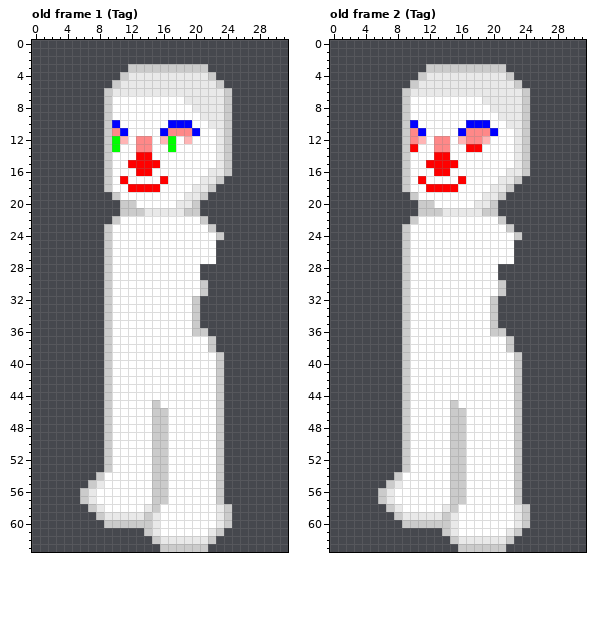
Two states of a pixel-art file, Assets/Resources/Clothes/Faces Left.aseprite. The picture above is the old version.
32x64 pixels, 8 frames. Shown: old frame 1 (Tag), old frame 2 (Tag). The commit also changed other frames, which this record leaves out.
Now the later version:
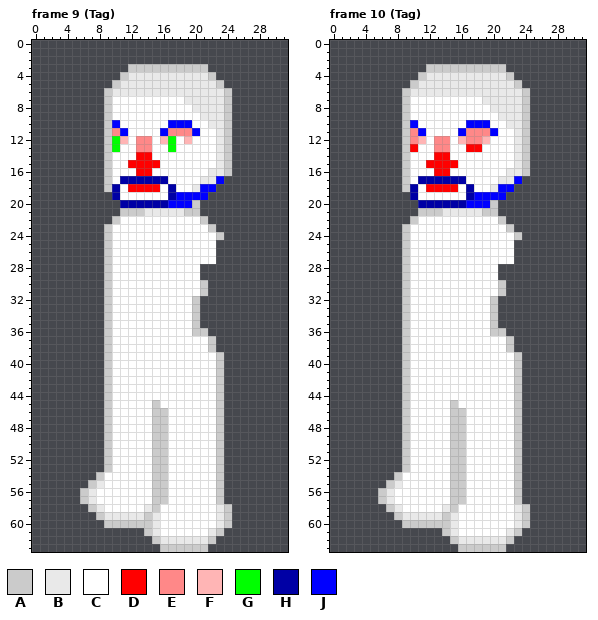
Palette (. is transparent): A #cbcbcb  B #e9e9e9  C #ffffff  D #ff0000  E #ff8888  F #ffb5b5  G #00ff00  H #0000a5  J #0000ff
A new or re-ordered frame is compared with the old frame closest to it.
Edits made:
frames 8 -> 20
Frame 9 (Tag) is new; against old frame 1 (Tag), layer "Layer 3":
y 17: x 11..16 DCCCCD -> HHHHHH; x 23 A -> J
y 18: x 10 C -> H; x 17 C -> H; x 21..22 BA -> JJ
y 19: x 10 A -> H; x 17..21 CCBBA -> HJJJJ
y 20: x 11..19 AACCCCCBB -> HHHHHHJJJ
Frame 10 (Tag) is new; against old frame 2 (Tag), layer "Layer 3": the same change as frame 9 (Tag)
Boxes around the changes in both pictures, in picture pixels (x1, y1, x2, y2):
changed: (112, 176, 224, 208)
changed: (410, 176, 522, 208)
